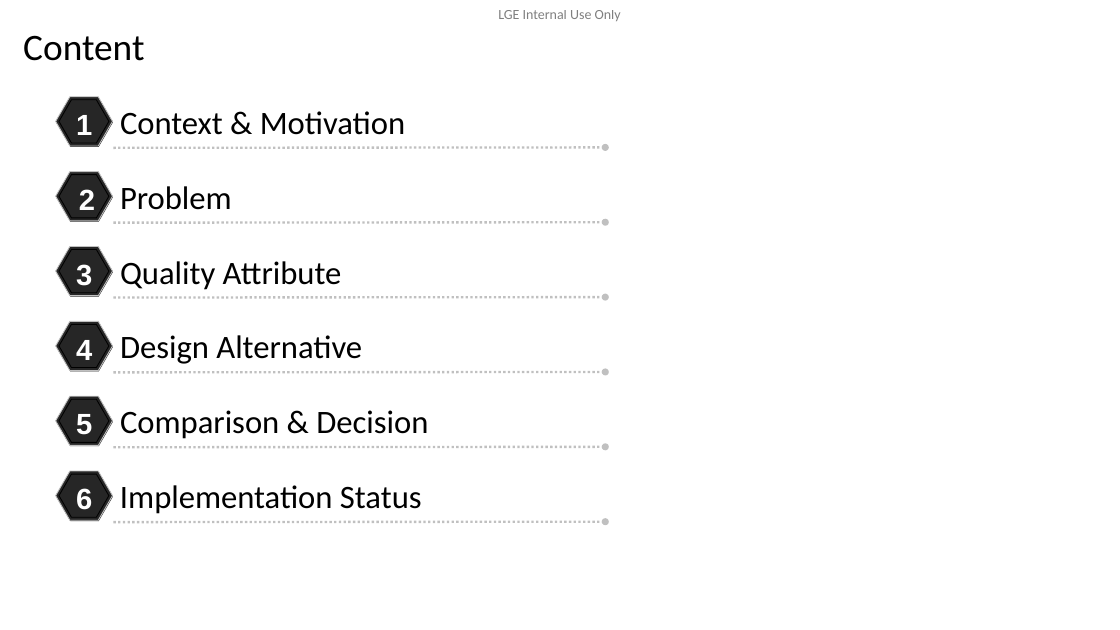
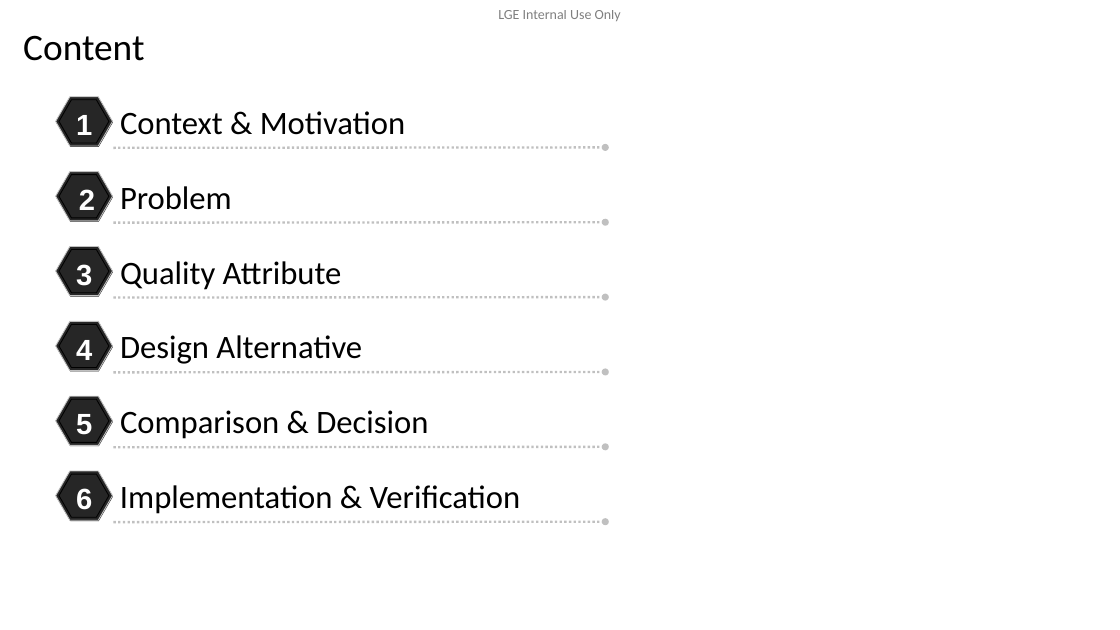
Before and after one commit to btqt/fe, a slide deck: slide 2 of design/FE_phi.vu_Design of Secure Remote Diag on Container Separation Architecture_3rd.pptx. Drawn at 1120x630 pixels with LibreOffice and Linux fonts; fonts in the diff are those of the drawing; background and template pictures are left out. Boxes give left, top, right and bottom in pixels: in the first picture for what was removed or moved away, otherwise in the second. Text is boxed around its words. In the diff, an @@ line names an element or a change of style, - is before the commit and + after.

```diff
--- a/design/FE_phi.vu_Design of Secure Remote Diag on Container Separation Architecture_3rd.pptx
+++ b/design/FE_phi.vu_Design of Secure Remote Diag on Container Separation Architecture_3rd.pptx
@@ text at (x1=120, y1=485, x2=521, y2=514): text changed @@
-Implementation Status
+Implementation & Verification
```
Also in this commit, not shown: 8 other slides changed, 3 slides added, 9 slides removed, 1 other file.
